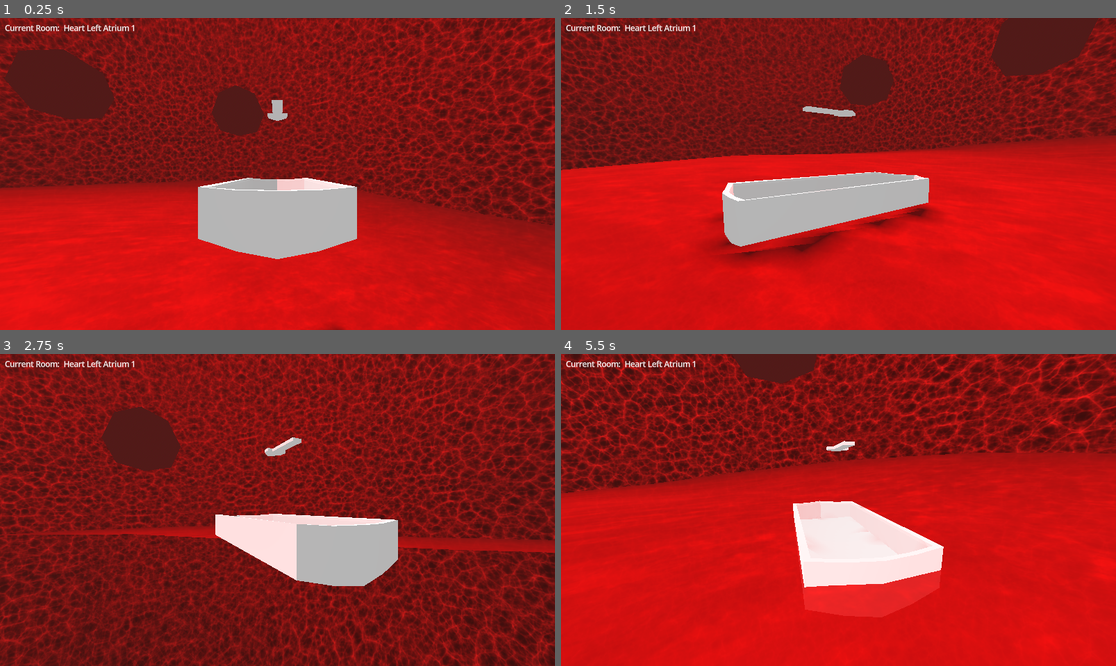
Above: before the commit, frames 1-4 (two rows, left to right).
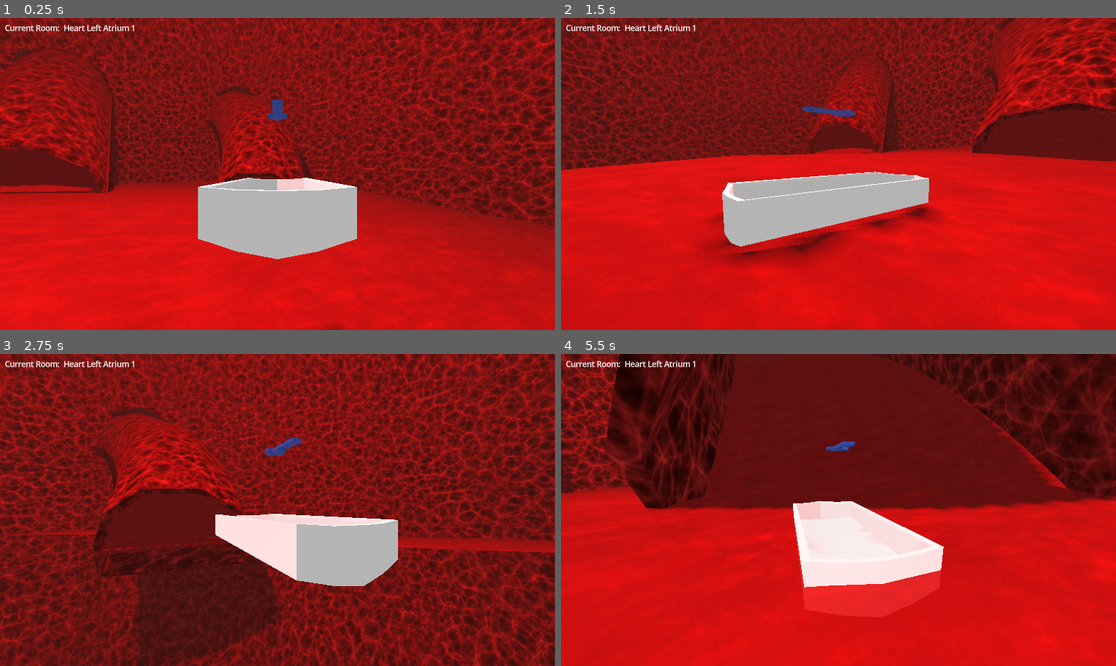
Above: after the commit, the same moments.

Repository: petegilb/bloodstream
Game: Godot game, scene res://levels/mainlevel.tscn
Two runs of this game, one before a commit and one after it. Both use one fixed random seed, a clock stepped at 60 frames per second and the inputs below.
Inputs (mouse positions are in pixels of both pictures, inside the frame that each line leads up to):
- Up to frame 1 (0.25 s): no input
- Up to frame 2 (1.5 s): move the mouse to (866, 174) at 0.52 s; hold W (move_forward) from 0.53 s (still down); move the mouse to (810, 174) at 1.27 s
- Up to frame 3 (2.75 s): keep holding W (move_forward); move the mouse to (288, 503) at 2.02 s
- Up to frame 4 (5.5 s): keep holding W (move_forward); move the mouse to (832, 516) at 2.77 s; move the mouse to (877, 513) at 3.52 s; move the mouse to (794, 506) at 4.27 s; move the mouse to (844, 510) at 5.02 s

The runs differ from the first frame. In frame 1, 8.9% of the frame differs, in the area x 0-58%, y 9-57%; in frame 2, 10%; in frame 3, 13%; in frame 4, 33%, in the area x 0-100%, y 0-51%.

Commit message:
placed a lot of splines

Diff:
--- a/levels/mainlevel.tscn
+++ b/levels/mainlevel.tscn
@@ -89,6 +89,62 @@
 }
 point_count = 3
 
+[sub_resource type="Curve3D" id="Curve3D_lykvm"]
+_data = {
+"points": PackedVector3Array(-37.1611, -26.6745, -19.3463, 37.1611, 26.6745, 19.3463, 531.681, -18.0329, -651.94, -24.8817, 22.2033, -24.7688, 24.8817, -22.2033, 24.7688, 633.519, -4.79635, -597.22),
+"tilts": PackedFloat32Array(0, 0)
+}
+point_count = 2
+
+[sub_resource type="Curve3D" id="Curve3D_ve5qb"]
+_data = {
+"points": PackedVector3Array(0, 0, 0, 0, 0, 0, 684.403, -0.414581, -441.724, 35.9473, 15.9146, -59.2402, -35.9473, -15.9146, 59.2402, 633.921, -7.87993, -245.379, 61.5757, 50.0917, 33.2574, -61.5757, -50.0917, -33.2574, 376.788, -67.5453, -207.643),
+"tilts": PackedFloat32Array(0, 0, 0)
+}
+point_count = 3
+
+[sub_resource type="Curve3D" id="Curve3D_0qwx7"]
+_data = {
+"points": PackedVector3Array(17.3551, -19.1052, 40.1181, -17.3551, 19.1052, -40.1181, 311.362, -72.4323, -230.984, 21.2099, -1.08333, 45.3942, -21.2099, 1.08333, -45.3942, 217.167, -52.1897, -246.759, -21.3037, 16.817, 31.5231, 21.3037, -16.817, -31.5231, 392.176, -56.3226, -335.678, 30.1466, 48.3652, 103.65, -30.1466, -48.3652, -103.65, 249.783, -98.4283, -368.144),
+"tilts": PackedFloat32Array(0, 0, 0, 0)
+}
+point_count = 4
+
+[sub_resource type="Curve3D" id="Curve3D_o781n"]
+_data = {
+"points": PackedVector3Array(-4.73349, -44.4296, -69.0764, 4.73349, 44.4296, 69.0764, 198.177, -94.6288, -370.642, 2.03075, 11.0792, -26.3589, -2.03075, -11.0792, 26.3589, 222.781, -78.5776, -161.173),
+"tilts": PackedFloat32Array(0, 0)
+}
+point_count = 2
+
+[sub_resource type="Curve3D" id="Curve3D_f7tet"]
+_data = {
+"points": PackedVector3Array(0, 0, 0, 0, 0, 0, 264.031, -76.1522, -42.75, 0.390717, 15.2222, -63.9546, -0.390717, -15.2222, 63.9546, 328.746, -66.6524, 52.9261, -20.3535, -10.0087, -62.2814, 20.3535, 10.0087, 62.2814, 183.829, 0.138138, 284.48, 0, 0, 0, 0, 0, 0, 340.066, -25.9848, 351.254),
+"tilts": PackedFloat32Array(0, 0, 0, 0)
+}
+point_count = 4
+
+[sub_resource type="Curve3D" id="Curve3D_lgm1e"]
+_data = {
+"points": PackedVector3Array(32.5596, -16.9687, -54.7659, -32.5596, 16.9687, 54.7659, 191.999, -79.6878, -49.3128, 51.4406, -28.6957, -125.699, -51.4406, 28.6957, 125.699, 101.076, 4.01938, 254.941, 20.6664, 7.46677, -2.43683, -20.6664, -7.46677, 2.43683, -64.7259, -31.6103, 361.252),
+"tilts": PackedFloat32Array(0, 0, 0)
+}
+point_count = 3
+
+[sub_resource type="Curve3D" id="Curve3D_53c80"]
+_data = {
+"points": PackedVector3Array(-64.6719, -18.7677, -0.212387, 64.6719, 18.7677, 0.212387, -63.741, -32.2771, 194.231, 19.1006, 15.7898, 70.2653, -19.1006, -15.7898, -70.2653, 67.758, 43.7866, 95.6421, 0, 0, 0, 0, 0, 0, 35.1935, -32.849, -31.7087),
+"tilts": PackedFloat32Array(0, 0, 0)
+}
+point_count = 3
+
+[sub_resource type="Curve3D" id="Curve3D_2cdw5"]
+_data = {
+"points": PackedVector3Array(0, 0, 0, 0, 0, 0, 316.418, -26.2349, 233.984, 45.881, -7.83528, 16.0652, -45.881, 7.83528, -16.0652, 68.3085, 16.7438, 130.001, -30.434, 54.3283, 58.5317, 30.434, -54.3283, -58.5317, -5.86806, -36.447, -48.902),
+"tilts": PackedFloat32Array(0, 0, 0)
+}
+point_count = 3
+
 [node name="Mainlevel" type="Node3D"]
 script = ExtResource("1_natwr")
 
@@ -105,16 +161,6 @@
 
 [node name="Organs" type="Node3D" parent="."]
 
-[node name="Brain" type="CSGTorus3D" parent="Organs"]
-transform = Transform3D(1, 0, 0, 0, 1, 0, 0, 0, 1, -8.33704, 0, 566.246)
-inner_radius = 42.0658
-outer_radius = 121.061
-
-[node name="Spleen" type="CSGTorus3D" parent="Organs"]
-transform = Transform3D(1, 0, 0, 0, 1, 0, 0, 0, 1, -293.862, 0, -682.64)
-inner_radius = 27.8221
-outer_radius = 86.876
-
 [node name="LeftHeartAtrium1" parent="Organs" instance=ExtResource("5_054ed")]
 transform = Transform3D(1, 0, 0, 0, 1, 0, 0, 0, 1, 0, -3.39577, 0)
 
@@ -138,8 +184,32 @@
 [node name="RightHeartAtrium1" parent="Organs" instance=ExtResource("5_054ed")]
 transform = Transform3D(0.5, 0, 0.866025, 0, 1, 0, -0.866025, 0, 0.5, 420.604, -38, -155.149)
 
+[node name="OmniLight3D6" type="OmniLight3D" parent="Organs/RightHeartAtrium1"]
+transform = Transform3D(1, 0, 0, 0, 1, 0, 0, 0, 1, 19.7272, -8.71596, -85.0609)
+light_color = Color(1, 0.28, 0.28, 1)
+light_energy = 2.983
+shadow_enabled = true
+omni_range = 94.3104
+omni_attenuation = 0.268
+
 [node name="RightHeartAtrium2" parent="Organs" instance=ExtResource("3_6wtob")]
-transform = Transform3D(-0.965926, 0, -0.258819, 0, 1, 0, 0.258819, 0, -0.965926, 213.448, -92, -351.802)
+transform = Transform3D(-0.965926, 0, -0.258819, 0, 1, 0, 0.258819, 0, -0.965926, 213.448, -92, -391.802)
+
+[node name="OmniLight3D6" type="OmniLight3D" parent="Organs/RightHeartAtrium2"]
+transform = Transform3D(1, 0, 0, 0, 1, 0, 0, 0, 1, -45.4171, 25, 3.35968)
+light_color = Color(1, 0.28, 0.28, 1)
+light_energy = 4.49
+shadow_enabled = true
+omni_range = 70.718
+omni_attenuation = 0.63
+
+[node name="OmniLight3D7" type="OmniLight3D" parent="Organs/RightHeartAtrium2"]
+transform = Transform3D(1, 0, 0, 0, 1, 0, 0, 0, 1, 42.9812, 20, 40.5046)
+light_color = Color(1, 0.28, 0.28, 1)
+light_energy = 2.983
+shadow_enabled = true
+omni_range = 108.0
+omni_attenuation = 0.268
 
 [node name="YSplit" parent="Organs" instance=ExtResource("7_6fb81")]
 transform = Transform3D(0.5, 0, 0.866025, 0, 1, 0, -0.866025, 0, 0.5, -205, 50, -89)
@@ -174,6 +244,28 @@
 omni_range = 75.225
 omni_attenuation = 0.268
 
+[node name="YSplit4" parent="Organs" instance=ExtResource("7_6fb81")]
+transform = Transform3D(0.997061, 0, 0.0766146, 0, 1, 0, -0.0766146, 0, 0.997061, 674, -1.1771, -541.538)
+
+[node name="OmniLight3D6" type="OmniLight3D" parent="Organs/YSplit4"]
+transform = Transform3D(0.5, 0, -0.866026, 0, 1, 0, 0.866026, 0, 0.5, 8.13396, 3, 16.0885)
+light_color = Color(1, 0.28, 0.28, 1)
+light_energy = 2.983
+shadow_enabled = true
+omni_range = 75.225
+omni_attenuation = 0.268
+
+[node name="YSplit5" parent="Organs" instance=ExtResource("7_6fb81")]
+transform = Transform3D(-0.997061, 0, -0.0766145, 0, 1, 0, 0.0766145, 0, -0.997061, 217.642, -71.9366, -77.4072)
+
+[node name="OmniLight3D6" type="OmniLight3D" parent="Organs/YSplit5"]
+transform = Transform3D(0.5, 0, -0.866026, 0, 1, 0, 0.866026, 0, 0.5, 8.13396, 3, 16.0885)
+light_color = Color(1, 0.28, 0.28, 1)
+light_energy = 2.983
+shadow_enabled = true
+omni_range = 75.225
+omni_attenuation = 0.268
+
 [node name="Stomach2" parent="Organs" instance=ExtResource("12_dywq6")]
 transform = Transform3D(-0.686859, 0, 0.72679, 0, 1, 0, -0.72679, 0, -0.686859, 4.65323, 31.2186, -758.595)
 
@@ -205,10 +297,42 @@
 omni_attenuation = 0.256
 
 [node name="LeftLung2" parent="Organs" instance=ExtResource("14_g67e1")]
-transform = Transform3D(-1, 0, -8.74228e-08, 0, 1, 0, 8.74228e-08, 0, -1, -339, 52, 10)
+transform = Transform3D(-1, 0, -8.74228e-08, 0, 1, 0, 8.74228e-08, 0, -1, -82.5421, -25.1506, 159.995)
+
+[node name="OmniLight3D5" type="OmniLight3D" parent="Organs/LeftLung2"]
+transform = Transform3D(1, 0, 0, 0, 1, 0, 0, 0, 1, 65.4069, 27.0113, -184.466)
+light_color = Color(1, 0.28, 0.28, 1)
+light_energy = 2.983
+shadow_enabled = true
+omni_range = 133.365
+omni_attenuation = 0.268
+
+[node name="OmniLight3D6" type="OmniLight3D" parent="Organs/LeftLung2"]
+transform = Transform3D(1, 0, 0, 0, 1, 0, 0, 0, 1, 33.8728, 22.8059, 23.0332)
+light_color = Color(1, 0.28, 0.28, 1)
+light_energy = 2.983
+shadow_enabled = true
+omni_range = 174.919
+omni_attenuation = 0.268
 
 [node name="RightLung2" parent="Organs" instance=ExtResource("15_k78bo")]
-transform = Transform3D(-1, 0, 8.74228e-08, 0, 1, 0, -8.74228e-08, 0, -1, 364, 52, 21)
+transform = Transform3D(-1, 0, 8.74228e-08, 0, 1, 0, -8.74228e-08, 0, -1, 407.221, -25.1506, 170.995)
+
+[node name="OmniLight3D5" type="OmniLight3D" parent="Organs/RightLung2"]
+transform = Transform3D(1, 0, 0, 0, 1, 0, 0, 0, 1, 20.9706, 27.0113, -184.466)
+light_color = Color(1, 0.28, 0.28, 1)
+light_energy = 2.983
+shadow_enabled = true
+omni_range = 133.365
+omni_attenuation = 0.268
+
+[node name="OmniLight3D6" type="OmniLight3D" parent="Organs/RightLung2"]
+transform = Transform3D(1, 0, 0, 0, 1, 0, 0, 0, 1, -10.5635, 22.8059, 23.0332)
+light_color = Color(1, 0.28, 0.28, 1)
+light_energy = 2.983
+shadow_enabled = true
+omni_range = 174.919
+omni_attenuation = 0.268
 
 [node name="BloodStreams" type="Node3D" parent="."]
 
@@ -289,6 +413,94 @@
 
 [node name="CSGTube2" parent="BloodStreams/River8" instance=ExtResource("3_p5hok")]
 
+[node name="River9" type="Path3D" parent="BloodStreams" node_paths=PackedStringArray("source_room", "destination_room")]
+curve = SubResource("Curve3D_lykvm")
+script = ExtResource("1_mlnnp")
+distance_between_mesh = 12.535
+source_room = NodePath("../../Organs/LeftHeartAtrium1/RoomBounds")
+destination_room = NodePath("../../Organs/LeftHeartAtrium2/RoomBounds")
+
+[node name="Bloodstream" parent="BloodStreams/River9" instance=ExtResource("1_cxcq7")]
+
+[node name="CSGTube2" parent="BloodStreams/River9" instance=ExtResource("3_p5hok")]
+
+[node name="River10" type="Path3D" parent="BloodStreams" node_paths=PackedStringArray("source_room", "destination_room")]
+curve = SubResource("Curve3D_ve5qb")
+script = ExtResource("1_mlnnp")
+distance_between_mesh = 12.535
+source_room = NodePath("../../Organs/LeftHeartAtrium1/RoomBounds")
+destination_room = NodePath("../../Organs/LeftHeartAtrium2/RoomBounds")
+
+[node name="Bloodstream" parent="BloodStreams/River10" instance=ExtResource("1_cxcq7")]
+
+[node name="CSGTube2" parent="BloodStreams/River10" instance=ExtResource("3_p5hok")]
+
+[node name="River11" type="Path3D" parent="BloodStreams" node_paths=PackedStringArray("source_room", "destination_room")]
+curve = SubResource("Curve3D_0qwx7")
+script = ExtResource("1_mlnnp")
+distance_between_mesh = 12.535
+source_room = NodePath("../../Organs/LeftHeartAtrium1/RoomBounds")
+destination_room = NodePath("../../Organs/LeftHeartAtrium2/RoomBounds")
+
+[node name="Bloodstream" parent="BloodStreams/River11" instance=ExtResource("1_cxcq7")]
+
+[node name="CSGTube2" parent="BloodStreams/River11" instance=ExtResource("3_p5hok")]
+
+[node name="River12" type="Path3D" parent="BloodStreams" node_paths=PackedStringArray("source_room", "destination_room")]
+curve = SubResource("Curve3D_o781n")
+script = ExtResource("1_mlnnp")
+distance_between_mesh = 12.535
+source_room = NodePath("../../Organs/LeftHeartAtrium1/RoomBounds")
+destination_room = NodePath("../../Organs/LeftHeartAtrium2/RoomBounds")
+
+[node name="Bloodstream" parent="BloodStreams/River12" instance=ExtResource("1_cxcq7")]
+
+[node name="CSGTube2" parent="BloodStreams/River12" instance=ExtResource("3_p5hok")]
+
+[node name="River13" type="Path3D" parent="BloodStreams" node_paths=PackedStringArray("source_room", "destination_room")]
+curve = SubResource("Curve3D_f7tet")
+script = ExtResource("1_mlnnp")
+distance_between_mesh = 12.535
+source_room = NodePath("../../Organs/LeftHeartAtrium1/RoomBounds")
+destination_room = NodePath("../../Organs/LeftHeartAtrium2/RoomBounds")
+
+[node name="Bloodstream" parent="BloodStreams/River13" instance=ExtResource("1_cxcq7")]
+
+[node name="CSGTube2" parent="BloodStreams/River13" instance=ExtResource("3_p5hok")]
+
+[node name="River14" type="Path3D" parent="BloodStreams" node_paths=PackedStringArray("source_room", "destination_room")]
+curve = SubResource("Curve3D_lgm1e")
+script = ExtResource("1_mlnnp")
+distance_between_mesh = 12.535
+source_room = NodePath("../../Organs/LeftHeartAtrium1/RoomBounds")
+destination_room = NodePath("../../Organs/LeftHeartAtrium2/RoomBounds")
+
+[node name="Bloodstream" parent="BloodStreams/River14" instance=ExtResource("1_cxcq7")]
+
+[node name="CSGTube2" parent="BloodStreams/River14" instance=ExtResource("3_p5hok")]
+
+[node name="River15" type="Path3D" parent="BloodStreams" node_paths=PackedStringArray("source_room", "destination_room")]
+curve = SubResource("Curve3D_53c80")
+script = ExtResource("1_mlnnp")
+distance_between_mesh = 12.535
+source_room = NodePath("../../Organs/LeftHeartAtrium1/RoomBounds")
+destination_room = NodePath("../../Organs/LeftHeartAtrium2/RoomBounds")
+
+[node name="Bloodstream" parent="BloodStreams/River15" instance=ExtResource("1_cxcq7")]
+
+[node name="CSGTube2" parent="BloodStreams/River15" instance=ExtResource("3_p5hok")]
+
+[node name="River16" type="Path3D" parent="BloodStreams" node_paths=PackedStringArray("source_room", "destination_room")]
+curve = SubResource("Curve3D_2cdw5")
+script = ExtResource("1_mlnnp")
+distance_between_mesh = 12.535
+source_room = NodePath("../../Organs/LeftHeartAtrium1/RoomBounds")
+destination_room = NodePath("../../Organs/LeftHeartAtrium2/RoomBounds")
+
+[node name="Bloodstream" parent="BloodStreams/River16" instance=ExtResource("1_cxcq7")]
+
+[node name="CSGTube2" parent="BloodStreams/River16" instance=ExtResource("3_p5hok")]
+
 [node name="BoatCharacter" parent="." instance=ExtResource("2_cxcq7")]
 transform = Transform3D(0.909374, 0, -0.415979, 0, 1, 0, 0.415979, 0, 0.909374, 17.2296, -29.7348, -81.8421)
 
Not shown: 1 places in levels/mainlevel.tscn that only renumber resources
